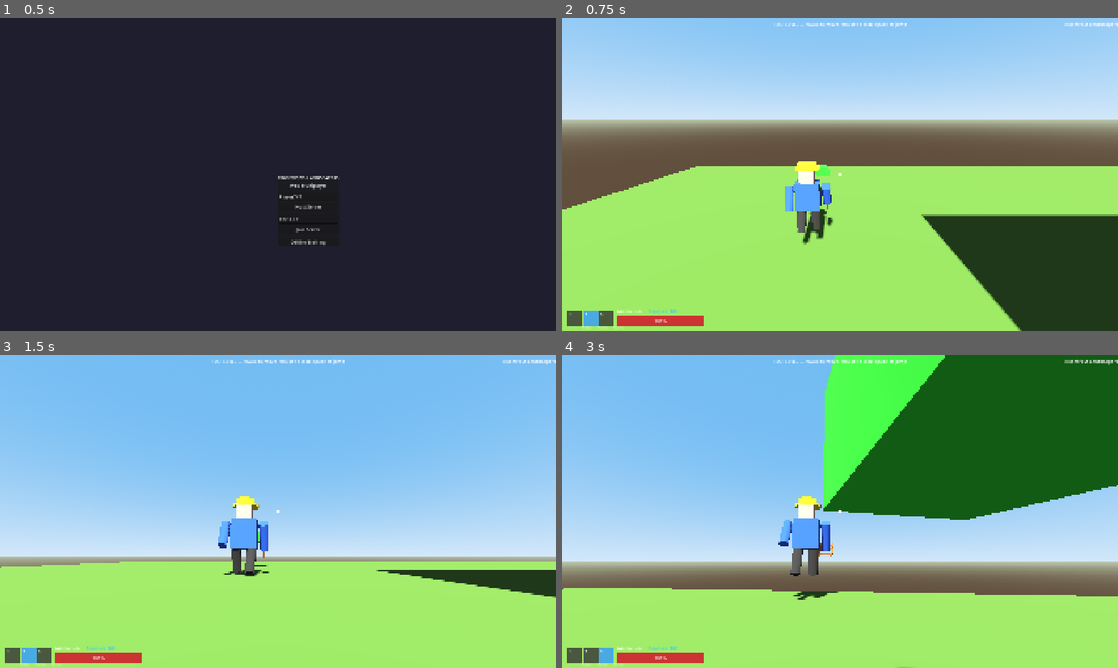
Above: before the commit, frames 1-4 (two rows, left to right).
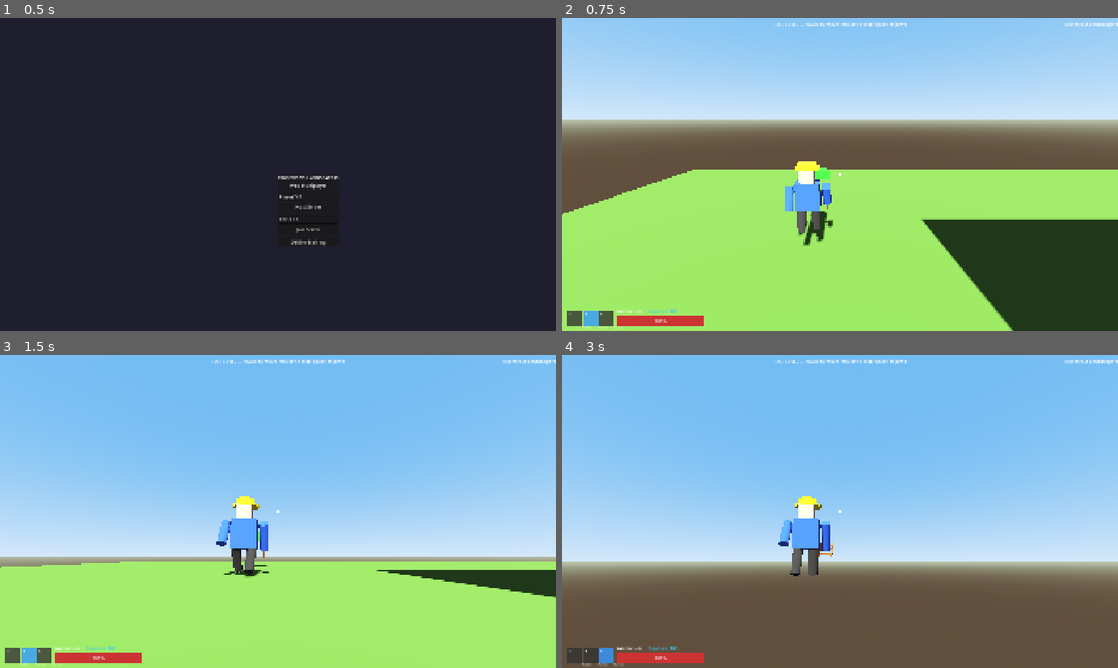
Above: after the commit, the same moments.

Repository: bzeitel25/RoofersVsLandscapers
Game: Godot game, scene res://scenes/main/main_menu.tscn
Same seed, same stepped clock (60 frames per second), same inputs: the game is played once before the commit and once after it.
Inputs (mouse positions are in pixels of both pictures, inside the frame that each line leads up to):
- Up to frame 1 (0.5 s): no input
- Up to frame 2 (0.75 s): click "Offline Training" at 0.5 s
- Up to frame 3 (1.5 s): tap Enter at 1.25 s; move the mouse to (305, 511) at 1.27 s; hold W (move_forward) from 1.28 s (still down); hold Shift (sprint) from 1.28 s (still down)
- Up to frame 4 (3 s): keep holding W (move_forward); tap Space (jump) at 1.52, 1.55, 1.82, 2.1, 2.27, 2.57 s; move the mouse to (812, 511) at 2.02 s; release Shift (sprint) at 2.03 s; tap Shift (sprint) at 2.3 s; move the mouse to (851, 505) at 2.77 s; hold E (ability) from 2.78 s (still down)

Frame 1 is identical in both runs. In frame 2, 2.4% of the frame differs, in the area x 0-100%, y 46-100%; in frame 3, 0.1%; in frame 4, 50%, in the area x 0-100%, y 0-100%.

Commit message:
Fix NPC sliding and improve player physics tuning
- Added proper horizontal deceleration to NPC dummies so knockback velocity doesn't accumulate infinitely.
- Tweaked player physics exports for a snappier, fun parkour feel.
- Increased jump force to 12.0 and lowered gravity multiplier so the player can clear 1-story (4m) gaps and reach rooftops more easily.
- Increased base move speed and sprint multiplier for faster traversal.

Diff:
--- a/scripts/characters/player_character.gd
+++ b/scripts/characters/player_character.gd
@@ -32,18 +32,18 @@
 # --- Exported Properties (tweak in inspector) ---
 
 @export_group("Movement")
-@export var move_speed: float = 6.0
-@export var sprint_multiplier: float = 1.5
-@export var acceleration: float = 15.0
-@export var deceleration: float = 20.0
-@export var air_control: float = 0.3  ## How much control in the air (0-1)
+@export var move_speed: float = 7.0
+@export var sprint_multiplier: float = 1.6
+@export var acceleration: float = 20.0
+@export var deceleration: float = 25.0
+@export var air_control: float = 0.5  ## How much control in the air (0-1)
 
 @export_group("Jumping")
 @export var max_jumps: int = 1               ## Allow double/triple jumps!
 var _jumps_made: int = 0
-@export var jump_force: float = 9.0
-@export var gravity_multiplier: float = 1.5  ## Multiplier on default gravity
-@export var fall_multiplier: float = 2.0     ## Extra gravity when falling (snappier feel)
+@export var jump_force: float = 12.0
+@export var gravity_multiplier: float = 1.2  ## Multiplier on default gravity
+@export var fall_multiplier: float = 1.5     ## Extra gravity when falling (snappier feel)
 @export var coyote_time: float = 0.15        ## Grace period after leaving edge
 @export var jump_buffer: float = 0.1         ## Buffer window for jump input
 
@@ -495,6 +495,13 @@
 		# Dummy NPC logic: apply gravity and slide so they don't float
 		_handle_gravity(delta)
 
+		# Decelerate horizontal momentum so they don't slide forever from knockback
+		var decel = deceleration
+		if not is_on_floor():
+			decel *= air_control
+		velocity.x = move_toward(velocity.x, 0.0, decel * delta)
+		velocity.z = move_toward(velocity.z, 0.0, decel * delta)
+
 		var dummy_rig = character_mesh.get_node_or_null("ChibiRig")
 		if dummy_rig:
 			var active_tool = loadout_manager.get_active_tool() if loadout_manager else null
